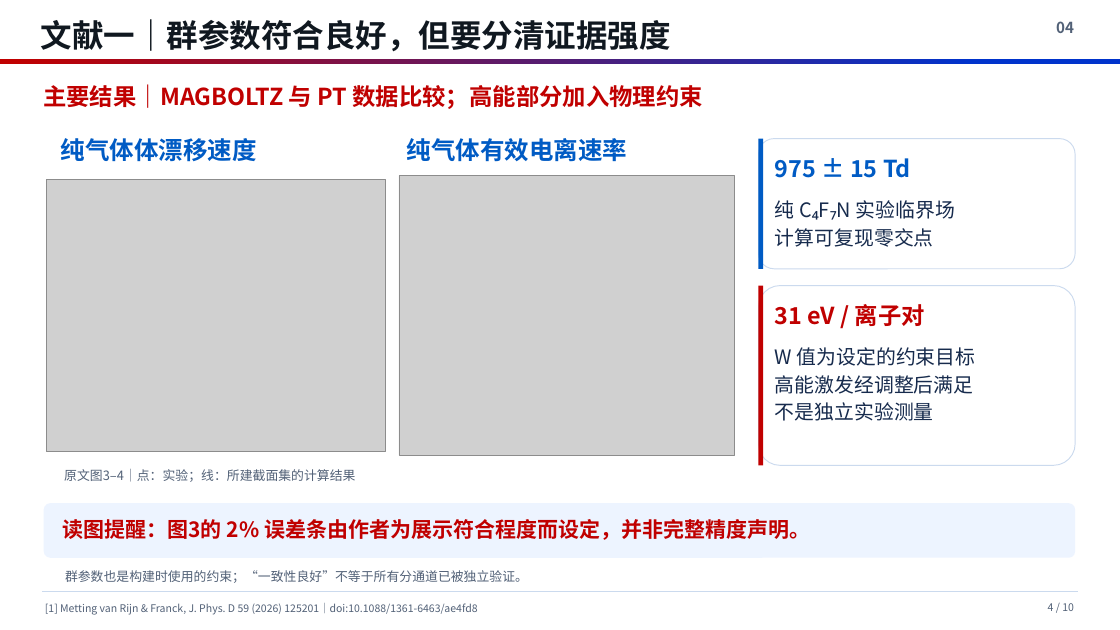
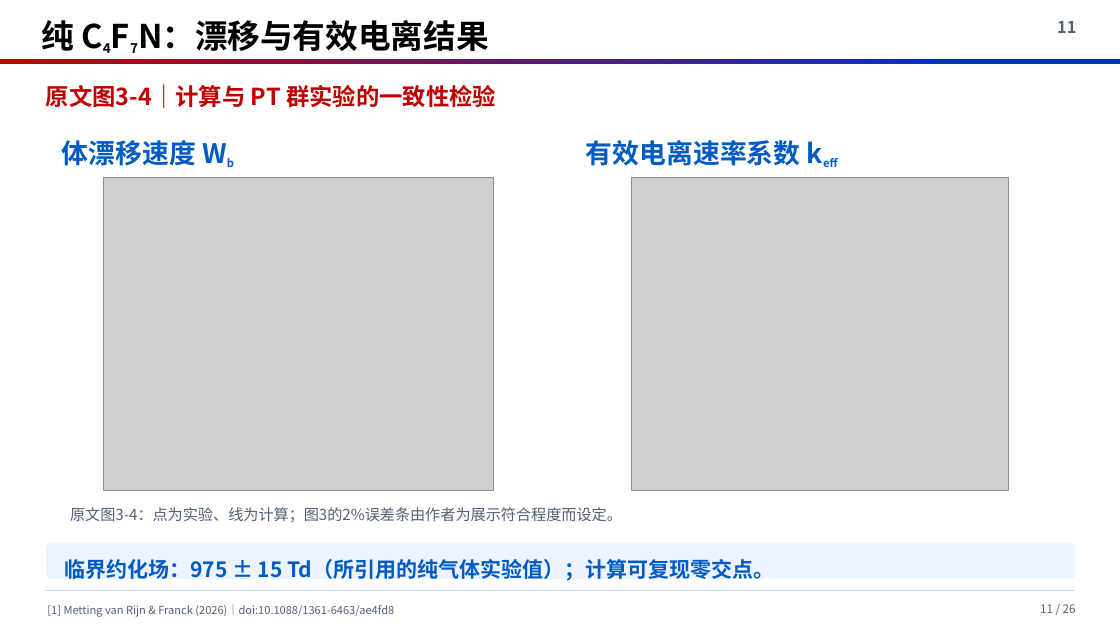
Before and after one commit to cass1223/cassbook, a slide deck: slide 11 of presentations/c4f7n/c4f7n_review.pptx (slide 4 before the commit). Drawn at 1120x630 pixels with LibreOffice and Linux fonts; fonts in the diff are those of the drawing; grey boxes stand for pictures. Boxes give left, top, right and bottom in pixels: in the first picture for what was removed or moved away, otherwise in the second. Text is boxed around its words. In the diff, an @@ line names an element or a change of style, - is before the commit and + after.

```diff
--- a/presentations/c4f7n/c4f7n_review.pptx
+++ b/presentations/c4f7n/c4f7n_review.pptx
@@ text at (42,20,489,51): text changed; size 27 to 28 pt; text colour #101820 to #000000 @@
-文献一｜群参数符合良好，但要分清证据强度
+纯 C4F7N：漂移与有效电离结果
@@ rectangle: place and size @@
-rectangle at (1012,0,1120,55)
+rectangle at (1008,0,1120,55)
@@ text removed at (1056,21,1074,33) @@
-04
@@ text added at (1057,21,1076,33), 14 pt, text #526177, bold @@
+11
@@ text at (46,84,496,108): text changed @@
-主要结果｜MAGBOLTZ 与 PT 数据比较；高能部分加入物理约束
+原文图3-4｜计算与 PT 群实验的一致性检验
@@ text at (62,140,196,166): text changed; size 21 to 23 pt @@
-纯气体体漂移速度
+体漂移速度 Wb
@@ text at (586,140,801,166): text changed; size 21 to 23 pt @@
-纯气体有效电离速率
+有效电离速率系数 keff
@@ rounded rectangle removed at (759,139,1075,269) @@
@@ rectangle removed at (759,139,764,269) @@
@@ picture: place and size @@
-picture at (46,179,386,452)
+picture at (103,177,493,491)
@@ picture: place and size @@
-picture at (399,176,735,455)
+picture at (632,177,1009,491)
@@ text removed at (775,158,911,178) @@
-975 ± 15 Td
@@ text removed at (775,200,955,247) @@
-纯 C₄F₇N 实验临界场
-计算可复现零交点
@@ rounded rectangle removed at (759,286,1075,465) @@
@@ rectangle removed at (759,286,764,465) @@
@@ text removed at (775,304,925,326) @@
-31 eV / 离子对
@@ text removed at (775,347,976,421) @@
-W 值为设定的约束目标
-高能激发经调整后满足
-不是独立实验测量
@@ text removed at (64,469,355,482) @@
-原文图3–4｜点：实验；线：所建截面集的计算结果
@@ text at (70,507,622,522): text changed; size 18 to 13 pt; text colour #C00000 to #526177; bold off @@
-读图提醒：图3的 2% 误差条由作者为展示符合程度而设定，并非完整精度声明。
+原文图3-4：点为实验、线为计算；图3的2%误差条由作者为展示符合程度而设定。
@@ rounded rectangle: place and size @@
-rounded rectangle at (44,503,1075,558)
+rounded rectangle at (46,544,1075,579)
@@ text added at (64,559,774,581), 18 pt, text #005BC4, bold @@
+临界约化场：975 ± 15 Td（所引用的纯气体实验值）；计算可复现零交点。
@@ text removed at (65,570,528,583) @@
-群参数也是构建时使用的约束；“一致性良好”不等于所有分通道已被独立验证。
@@ text at (47,605,394,617): text changed; size 9 to 9.5 pt @@
-[1] Metting van Rijn & Franck, J. Phys. D 59 (2026) 125201｜doi:10.1088/1361-6463/ae4fd8
+[1] Metting van Rijn & Franck (2026)｜doi:10.1088/1361-6463/ae4fd8
@@ text added at (1040,604,1076,613), 10 pt, text #526177 @@
+11 / 26
@@ text removed at (1048,603,1074,611) @@
-4 / 10
```
Also in this commit, not shown: 3 other slides changed, 22 slides added, 6 slides removed, 4 other files.
